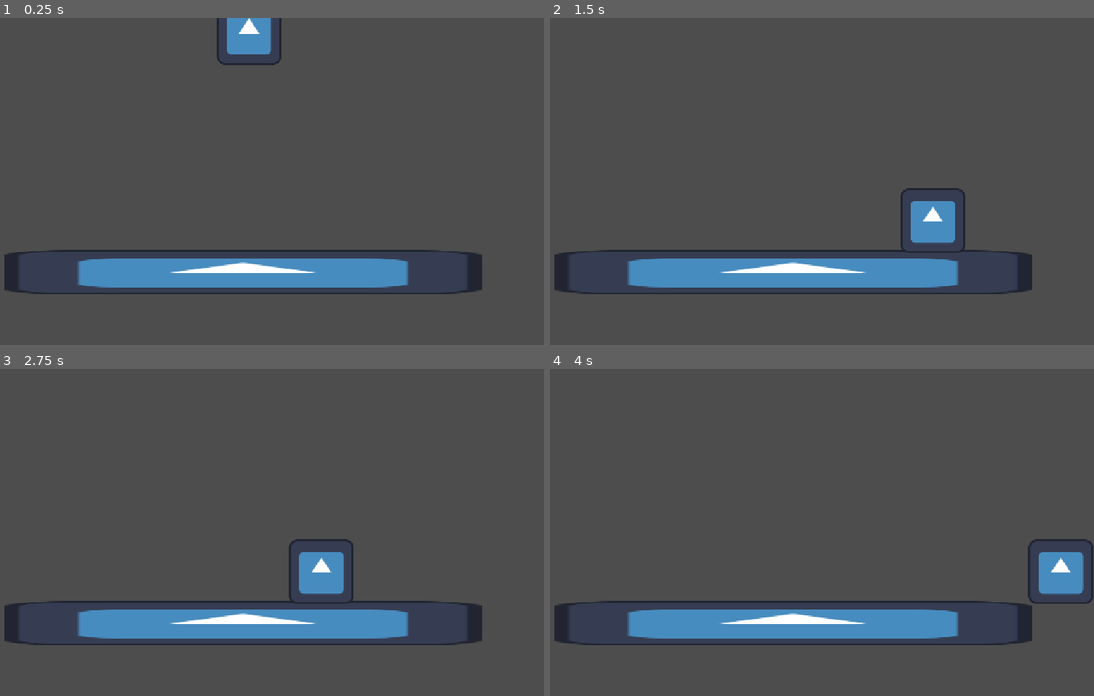
Above: before the commit, frames 1-4 (two rows, left to right).
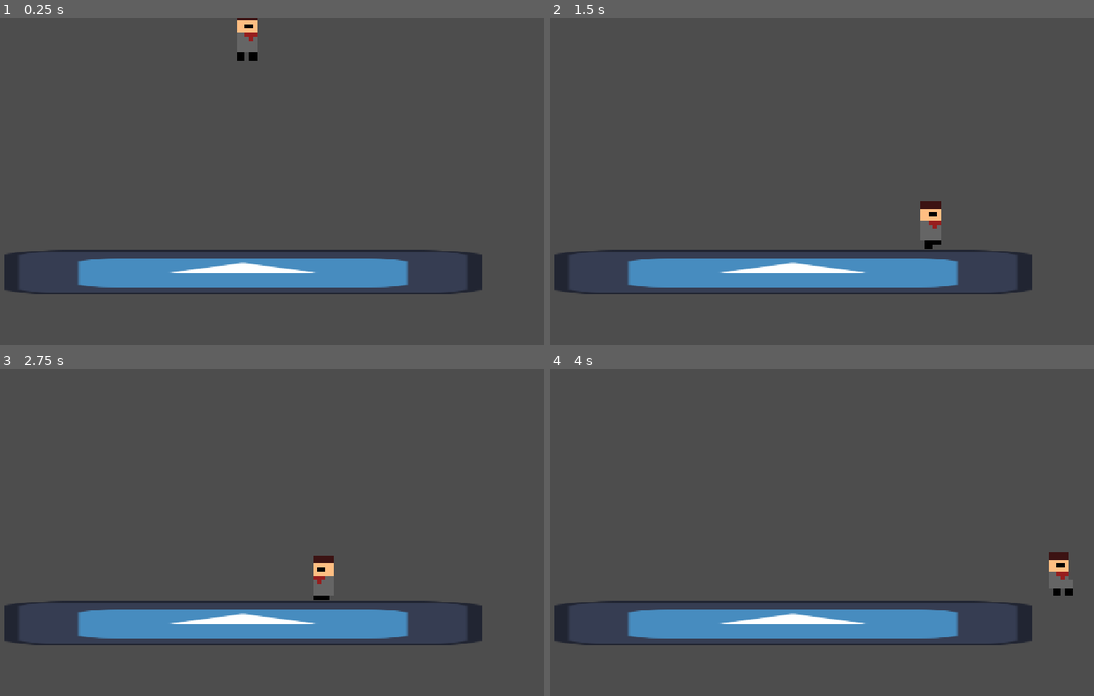
Above: after the commit, the same moments.

Repository: Coog-Interactive/GMTK-Team-Godot
Game: Godot game, scene res://source/scenes/level0.tscn
Two runs of this game, one before a commit and one after it. Both use one fixed random seed, a clock stepped at 60 frames per second and the inputs below. The project has no main scene, so this scene is started directly. The engine's default icon, where the game draws it, is replaced by a stand-in: a white triangle on a blue panel in a dark square.
Inputs:
- Up to frame 1 (0.25 s): no input
- Up to frame 2 (1.5 s): tap Enter (ui_accept) at 0.5, 0.77 s; hold Z (dash) 0.53-1.28 s; hold Right (ui_right) from 0.53 s (still down); tap Z (dash) at 1.35 s
- Up to frame 3 (2.75 s): tap Enter (ui_accept) at 1.52 s; release Right (ui_right) at 2.03 s; hold Left (ui_left) from 2.03 s (still down); hold Z (dash) from 2.03 s (still down)
- Up to frame 4 (4 s): release Left (ui_left) at 2.78 s; release Z (dash) at 2.78 s; hold Right (ui_right) from 2.78 s (still down); tap Z (dash) at 2.85 s; tap Enter (ui_accept) at 3.02, 3.77 s; hold Z (dash) from 3.53 s (still down)

The runs differ from the first frame. In frame 1, 1.2% of the frame differs, in the area x 39-52%, y 0-15%; in frame 2, 1.4%; in frame 3, 1.4%, in the area x 53-65%, y 52-72%; in frame 4, 1.4%.

Commit message:
Begin Crudely Implementing Animation Code

Diff:
--- a/source/scenes/player.tscn
+++ b/source/scenes/player.tscn
@@ -1,16 +1,70 @@
 [gd_scene format=3 uid="uid://bxb4pbm23881o"]
 
 [ext_resource type="Script" uid="uid://cet7cduk0crn8" path="res://source/scripts/player.gd" id="1_q44i5"]
-[ext_resource type="Texture2D" uid="uid://b8do3ncmdtobp" path="res://assets/textures/icon.svg" id="2_83o3d"]
+[ext_resource type="Texture2D" uid="uid://c6ydmul2yqjo6" path="res://assets/Tilesets/BarTender.png" id="2_q44i5"]
+
+[sub_resource type="AtlasTexture" id="AtlasTexture_83o3d"]
+atlas = ExtResource("2_q44i5")
+region = Rect2(0, 0, 16, 16)
+
+[sub_resource type="AtlasTexture" id="AtlasTexture_gcll1"]
+atlas = ExtResource("2_q44i5")
+region = Rect2(16, 0, 16, 16)
+
+[sub_resource type="AtlasTexture" id="AtlasTexture_sj6rc"]
+atlas = ExtResource("2_q44i5")
+region = Rect2(32, 0, 16, 16)
+
+[sub_resource type="AtlasTexture" id="AtlasTexture_lm78u"]
+atlas = ExtResource("2_q44i5")
+region = Rect2(0, 16, 16, 16)
+
+[sub_resource type="AtlasTexture" id="AtlasTexture_a8dcb"]
+atlas = ExtResource("2_q44i5")
+region = Rect2(16, 16, 16, 16)
+
+[sub_resource type="AtlasTexture" id="AtlasTexture_a1iji"]
+atlas = ExtResource("2_q44i5")
+region = Rect2(32, 16, 16, 16)
+
+[sub_resource type="SpriteFrames" id="SpriteFrames_nusuv"]
+animations = [{
+"frames": [{
+"duration": 1.0,
+"texture": SubResource("AtlasTexture_83o3d")
+}, {
+"duration": 1.0,
+"texture": SubResource("AtlasTexture_gcll1")
+}, {
+"duration": 1.0,
+"texture": SubResource("AtlasTexture_sj6rc")
+}, {
+"duration": 1.0,
+"texture": SubResource("AtlasTexture_lm78u")
+}, {
+"duration": 1.0,
+"texture": SubResource("AtlasTexture_a8dcb")
+}, {
+"duration": 1.0,
+"texture": SubResource("AtlasTexture_a1iji")
+}],
+"loop": 1,
+"name": &"walk",
+"speed": 5.0
+}]
 
 [sub_resource type="RectangleShape2D" id="RectangleShape2D_nusuv"]
 size = Vector2(120, 118)
 
 [node name="Player" type="CharacterBody2D" unique_id=1511638149]
+texture_filter = 1
 script = ExtResource("1_q44i5")
 
-[node name="Sprite2D" type="Sprite2D" parent="." unique_id=741543357]
-texture = ExtResource("2_83o3d")
+[node name="Sprite2D" type="AnimatedSprite2D" parent="." unique_id=1359629173]
+scale = Vector2(8, 8)
+sprite_frames = SubResource("SpriteFrames_nusuv")
+animation = &"walk"
+speed_scale = 3.0
 
 [node name="CollisionShape2D" type="CollisionShape2D" parent="." unique_id=856660650]
 shape = SubResource("RectangleShape2D_nusuv")
--- a/source/scripts/player.gd
+++ b/source/scripts/player.gd
@@ -30,4 +30,16 @@
 	else:
 		velocity.x = move_toward(velocity.x, 0, speed)
 
+	if velocity.x:
+		$Sprite2D.play("walk")
+	else:
+		$Sprite2D.stop()
+		$Sprite2D.frame = 0
+
+	if velocity.x > 0:
+		$Sprite2D.flip_h = false
+	elif velocity.x < 0:
+		$Sprite2D.flip_h = true
+
+
 	move_and_slide()
